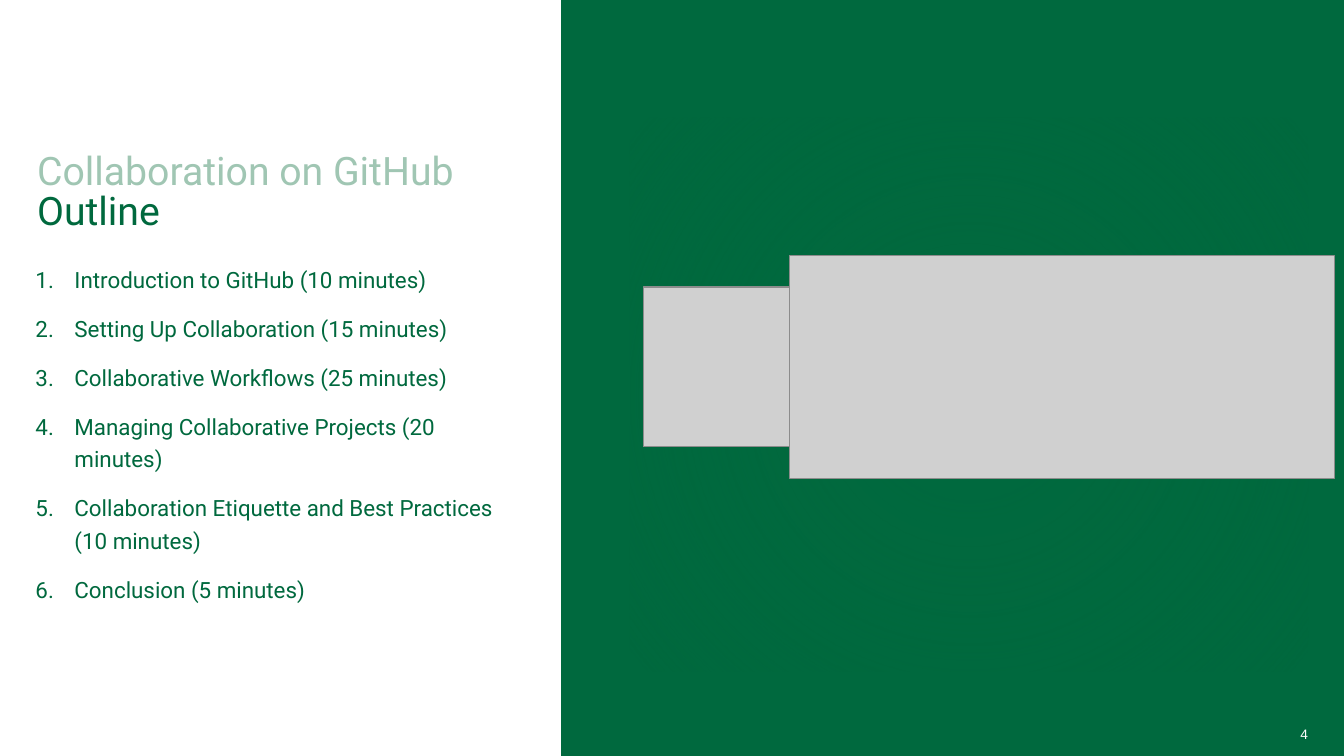
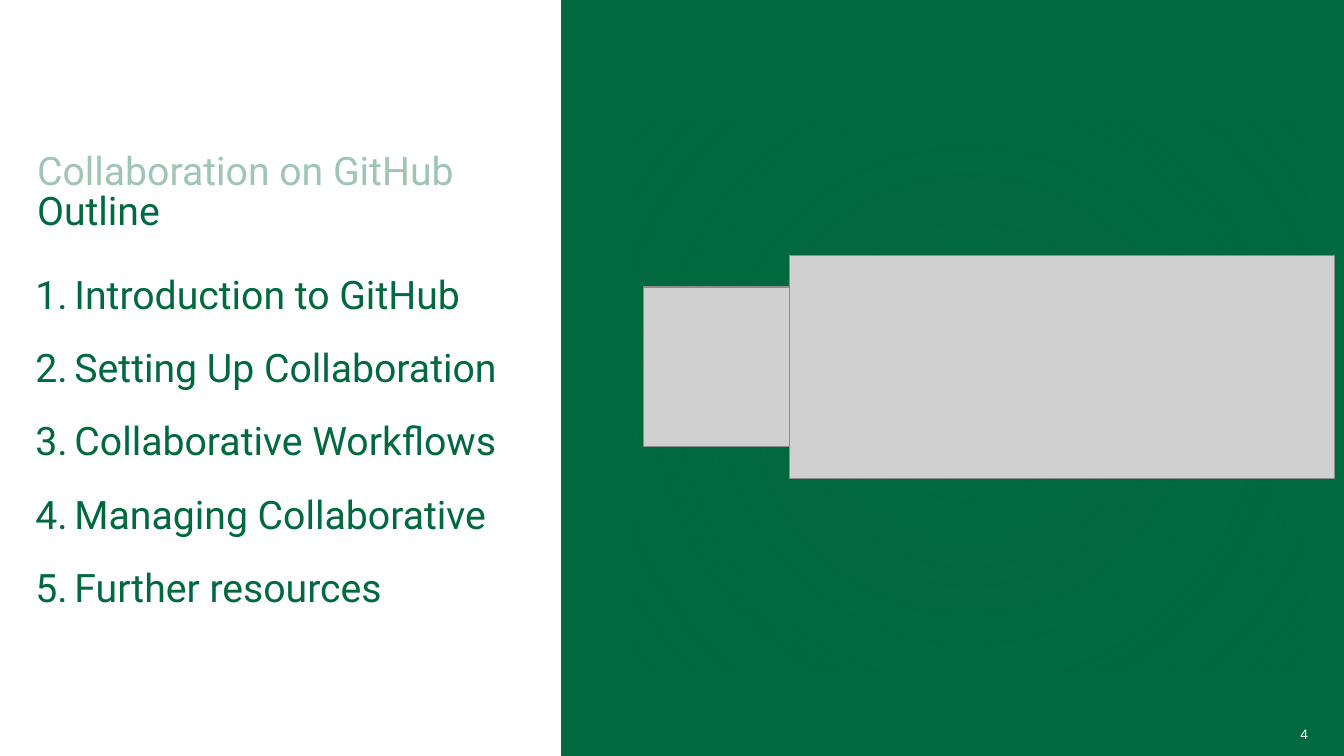
Before and after one commit to Simon-Stone/qbs-applied-data-science, a slide deck: slide 4 of 10-Collaboration-on-GitHub/ppt/Collaboration-on-GitHub.pptx. Drawn at 1344x756 pixels with LibreOffice and Linux fonts; fonts in the diff are those of the drawing; grey boxes stand for pictures; background and template pictures are left out. Boxes give left, top, right and bottom in pixels: in the first picture for what was removed or moved away, otherwise in the second. Text is boxed around its words. In the diff, an @@ line names an element or a change of style, - is before the commit and + after.

```diff
--- a/10-Collaboration-on-GitHub/ppt/Collaboration-on-GitHub.pptx
+++ b/10-Collaboration-on-GitHub/ppt/Collaboration-on-GitHub.pptx
@@ text at [74, 279, 497, 603]: text changed; size 16 to 28 pt @@
-1. Introduction to GitHub (10 minutes)
-2. Setting Up Collaboration (15 minutes)
-3. Collaborative Workflows (25 minutes)
-4. Managing Collaborative Projects (20 minutes)
-5. Collaboration Etiquette and Best Practices (10 minutes)
-6. Conclusion (5 minutes)
+1. Introduction to GitHub
+2. Setting Up Collaboration
+3. Collaborative Workflows
+4. Managing Collaborative
+5. Further resources
```
Also in this commit, not shown: 3 other slides changed, 7 slides added, 6 slides removed, 5 other files.
